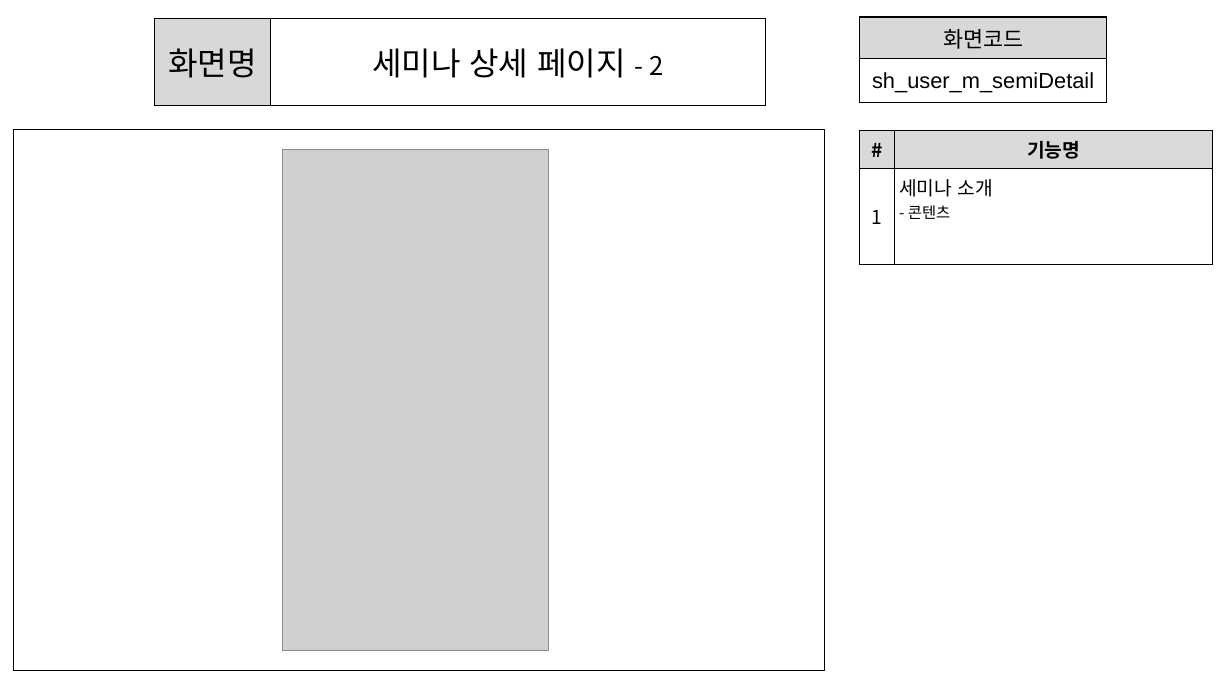
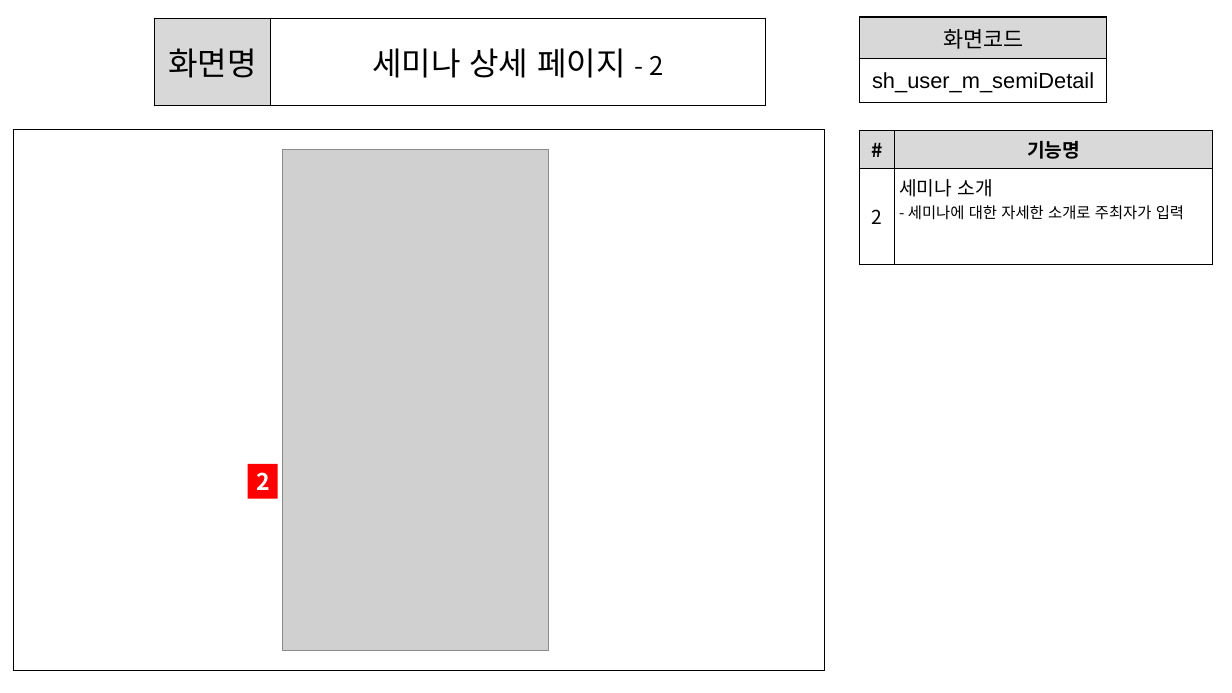
Before and after one commit to ezenteam2/e-Zone, a slide deck: slide 11 of 0 발표용 파워포인트/0403 1차발표/0403 project05 - 파워포인트 - 서희.pptx. Drawn at 1232x693 pixels with LibreOffice and Linux fonts; fonts in the diff are those of the drawing; grey boxes stand for pictures. Boxes give left, top, right and bottom in pixels: in the first picture for what was removed or moved away, otherwise in the second. Text is boxed around its words. In the diff, an @@ line names an element or a change of style, - is before the commit and + after.

```diff
--- a/0 발표용 파워포인트/0403 1차발표/0403 project05 - 파워포인트 - 서희.pptx
+++ b/0 발표용 파워포인트/0403 1차발표/0403 project05 - 파워포인트 - 서희.pptx
@@ table at (x1=860, y1=130, x2=1213, y2=264) @@
-row 2, column 1: 1
+row 2, column 1: 2
-row 2, column 2: 세미나 소개 / - 콘텐츠
+row 2, column 2: 세미나 소개 / - 세미나에 대한 자세한 소개로 주최자가 입력
@@ rectangle added at (x1=248, y1=464, x2=277, y2=499), fill #FF0000, 18 pt, text #FFFFFF, bold @@
+2
```
Also in this commit, not shown: 28 other slides changed, 1 other file.
